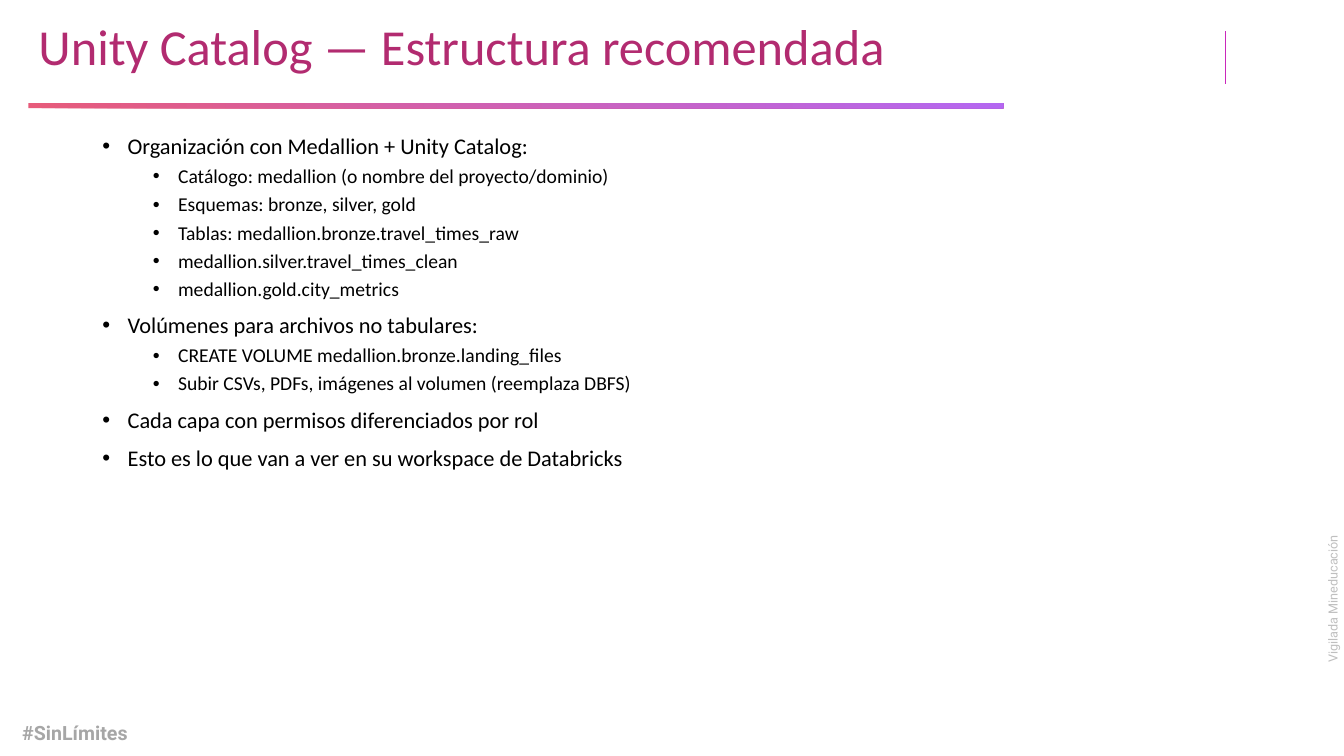
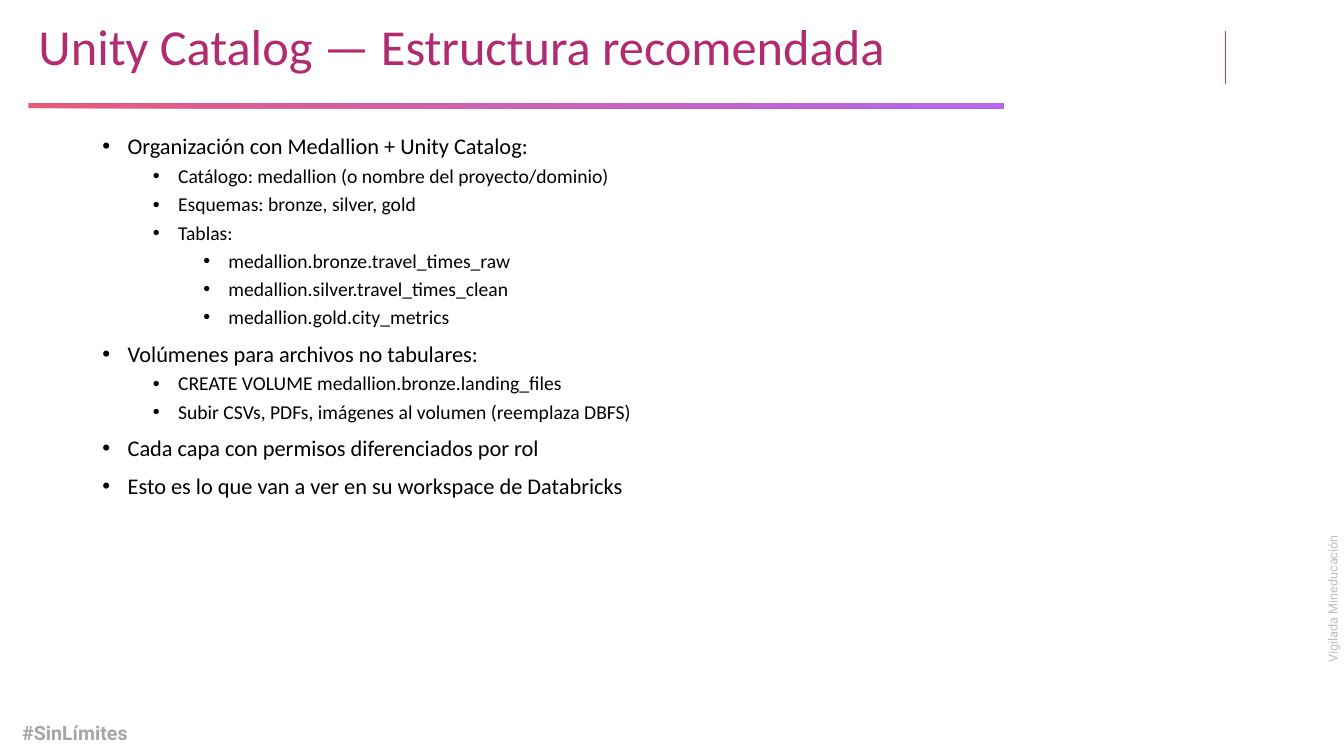
Before and after one commit to creep1ng/bigdata-101, a slide deck: slide 47 of resources/lakehouse.pptx. Drawn at 1344x756 pixels with LibreOffice and Linux fonts; fonts in the diff are those of the drawing; background and template pictures are left out. Boxes give left, top, right and bottom in pixels: in the first picture for what was removed or moved away, otherwise in the second. Text is boxed around its words. In the diff, an @@ line names an element or a change of style, - is before the commit and + after.

```diff
--- a/resources/lakehouse.pptx
+++ b/resources/lakehouse.pptx
@@ text at <box>178,226,510,271</box>: text changed @@
-  • Tablas: medallion.bronze.travel_times_raw
+  • Tablas:
+    • medallion.bronze.travel_times_raw
@@ text at <box>228,282,508,328</box>: list level 2 to 3 in "medallion.silver.travel_times_clean"; list level 2 to 3 in "medallion.gold.city_metrics" @@
```
Also in this commit, not shown: 1 other slide changed, 2 other files.
